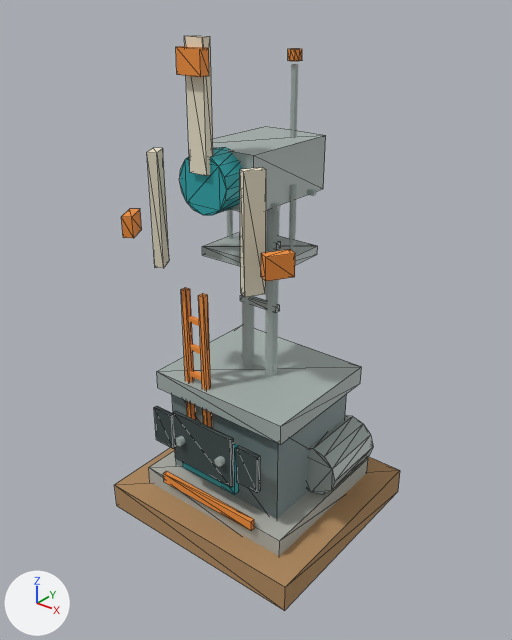
What one commit did to the glTF model assets/models/blender-samples/power_station.glb.
The view is the same before and after, from a 50 mm camera at (1.59, -2.01, 2.15) aimed at (0.01, -0.04, 0.92). The lights are fixed; the arrows at lower left show +X, +Y and +Z. The first picture is the older version. Mesh edges are drawn as thin lines on the coarser meshes. Where no turn or scale is listed for an object, it has been applied to the vertices.

The first picture shows 'blade', 'blade.001', 'blade.002', 'blade_tip', 'blade_tip.001', 'blade_tip.002', 'foundation', 'hub', 'hut', 'mast_leg.001', 'nacelle', 'plinth', 'roof', 'service_door', 'side_tank' and 22 more.
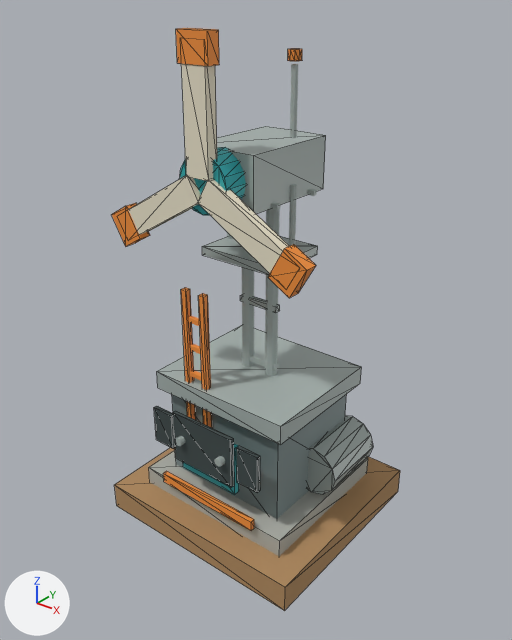
Changed parts and their boxes (x1, y1, x2, y2) in the pictures (512 x 640 px):
'blade_corrected', added (pale yellow): after (181, 64, 217, 181)
'blade_corrected.001', added (pale yellow): after (198, 179, 289, 273)
'blade.001', deleted (pale yellow): before (240, 167, 266, 297)
'blade', deleted (pale yellow): before (184, 35, 213, 176)
'blade_corrected.002', added (pale yellow): after (128, 175, 201, 235)
'blade.002', deleted (pale yellow): before (147, 148, 169, 268)
'blade_tip_corrected', added (orange): after (176, 28, 219, 66)
'blade_tip_corrected.001', added (orange): after (268, 244, 316, 298)
'blade_tip.001', deleted (orange): before (261, 249, 295, 281)
'blade_tip', deleted (orange): before (176, 46, 209, 77)
'blade_tip_corrected.002', added (orange): after (112, 203, 150, 247)
'blade_tip.002', deleted (orange): before (121, 209, 142, 238)

Diff of the bpy script that builds the scene:
```diff
--- a/assets/models/blender-samples/power_station.glb.py
+++ b/assets/models/blender-samples/power_station.glb.py
@@ me_立方体_355 @@
+me_立方体_355.from_pydata([(0.076, -0.025, -0.031), (-0.011, -0.025, -0.081), (0.076, 0.025, -0.031), (-0.011, 0.025, -0.081), (0.011, -0.025, 0.081), (-0.076, -0.025, 0.031), (0.011, 0.025, 0.081), (-0.076, 0.025, 0.031)], [], [(0, 1, 3), (0, 3, 2), (2, 3, 7), (2, 7, 6), (6, 7, 5), (6, 5, 4), (4, 5, 1), (4, 1, 0), (2, 6, 4), (2, 4, 0), (7, 3, 1), (7, 1, 5)])
+me_立方体_355.materials.append(mat_orange)  # orange #f39038
@@ me_立方体_353 @@
+me_立方体_353.from_pydata([(-0.011, -0.025, 0.081), (0.076, -0.025, 0.031), (-0.011, 0.025, 0.081), (0.076, 0.025, 0.031), (-0.076, -0.025, -0.031), (0.011, -0.025, -0.081), (-0.076, 0.025, -0.031), (0.011, 0.025, -0.081)], [], [(0, 1, 3), (0, 3, 2), (2, 3, 7), (2, 7, 6), (6, 7, 5), (6, 5, 4), (4, 5, 1), (4, 1, 0), (2, 6, 4), (2, 4, 0), (7, 3, 1), (7, 1, 5)])
+me_立方体_353.materials.append(mat_orange)  # orange #f39038
@@ me_立方体_354 @@
+me_立方体_354.from_pydata([(0.211, -0.022, 0.064), (-0.161, -0.022, -0.151), (0.211, 0.022, 0.064), (-0.161, 0.022, -0.151), (0.161, -0.022, 0.151), (-0.211, -0.022, -0.064), (0.161, 0.022, 0.151), (-0.211, 0.022, -0.064)], [], [(0, 1, 3), (0, 3, 2), (2, 3, 7), (2, 7, 6), (6, 7, 5), (6, 5, 4), (4, 5, 1), (4, 1, 0), (2, 6, 4), (2, 4, 0), (7, 3, 1), (7, 1, 5)])
+me_立方体_354.materials.append(mat_cream)  # pale yellow #eae2ca
@@ me_立方体_352 @@
+me_立方体_352.from_pydata([(-0.161, -0.022, 0.151), (0.211, -0.022, -0.064), (-0.161, 0.022, 0.151), (0.211, 0.022, -0.064), (-0.211, -0.022, 0.064), (0.161, -0.022, -0.151), (-0.211, 0.022, 0.064), (0.161, 0.022, -0.151)], [], [(0, 1, 3), (0, 3, 2), (2, 3, 7), (2, 7, 6), (6, 7, 5), (6, 5, 4), (4, 5, 1), (4, 1, 0), (2, 6, 4), (2, 4, 0), (7, 3, 1), (7, 1, 5)])
+me_立方体_352.materials.append(mat_cream)  # pale yellow #eae2ca
@@ ob_blade @@
-ob_blade = bpy.data.objects.new('blade', me_立方体_307)
@@ ob_blade_001 @@
-ob_blade_001 = bpy.data.objects.new('blade.001', me_立方体_309)
@@ ob_blade_002 @@
-ob_blade_002 = bpy.data.objects.new('blade.002', me_立方体_311)
@@ ob_blade_tip @@
-ob_blade_tip = bpy.data.objects.new('blade_tip', me_立方体_308)
@@ ob_blade_tip_001 @@
-ob_blade_tip_001 = bpy.data.objects.new('blade_tip.001', me_立方体_310)
@@ ob_blade_tip_002 @@
-ob_blade_tip_002 = bpy.data.objects.new('blade_tip.002', me_立方体_312)
@@ ob_blade_tip_corrected_002 @@
+ob_blade_tip_corrected_002 = bpy.data.objects.new('blade_tip_corrected.002', me_立方体_355)
+ob_blade_tip_corrected_002.location = (-0.372, -0.31, 1.305)
@@ ob_blade_tip_corrected_001 @@
+ob_blade_tip_corrected_001 = bpy.data.objects.new('blade_tip_corrected.001', me_立方体_353)
+ob_blade_tip_corrected_001.location = (0.372, -0.31, 1.305)
@@ ob_blade_tip_corrected @@
+ob_blade_tip_corrected = bpy.data.objects.new('blade_tip_corrected', me_立方体_351)  # a box spanning x -0.065..0.065, y -0.025..0.025, z -0.05..0.05; in mat_orange (orange #f39038)
+ob_blade_tip_corrected.location = (0.0, -0.31, 1.95)
@@ ob_blade_corrected_002 @@
+ob_blade_corrected_002 = bpy.data.objects.new('blade_corrected.002', me_立方体_354)
+ob_blade_corrected_002.location = (-0.208, -0.31, 1.4)
@@ ob_blade_corrected_001 @@
+ob_blade_corrected_001 = bpy.data.objects.new('blade_corrected.001', me_立方体_352)
+ob_blade_corrected_001.location = (0.208, -0.31, 1.4)
@@ ob_blade_corrected @@
+ob_blade_corrected = bpy.data.objects.new('blade_corrected', me_立方体_350)  # a box spanning x -0.05..0.05, y -0.022..0.022, z -0.215..0.215; in mat_cream (pale yellow #eae2ca)
+ob_blade_corrected.location = (0.0, -0.31, 1.76)
```
